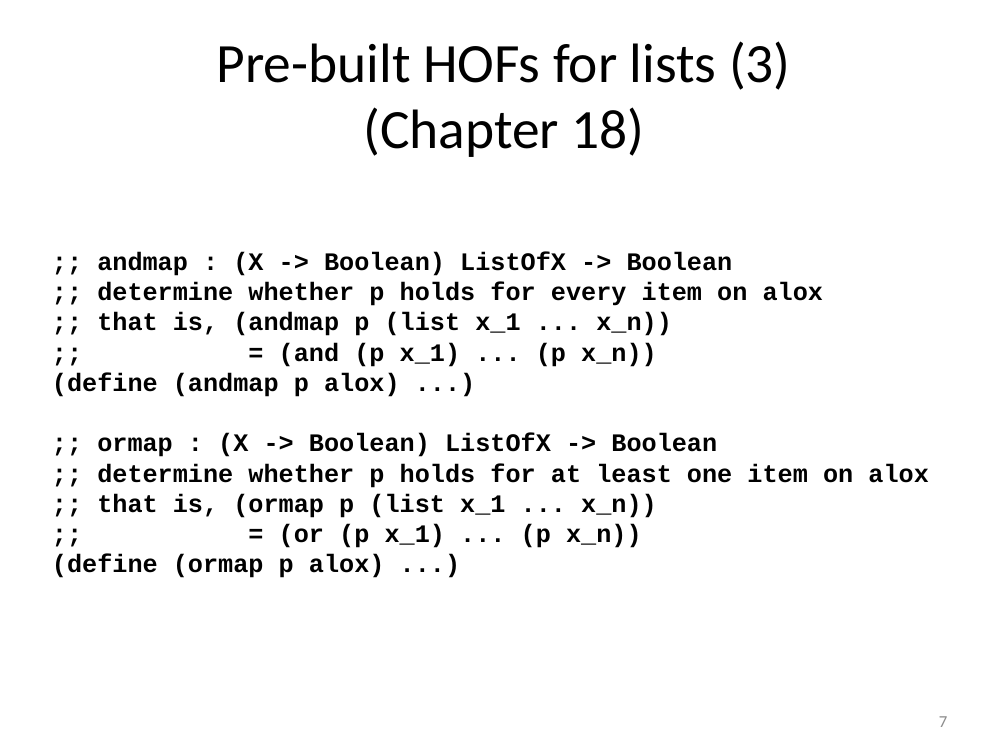
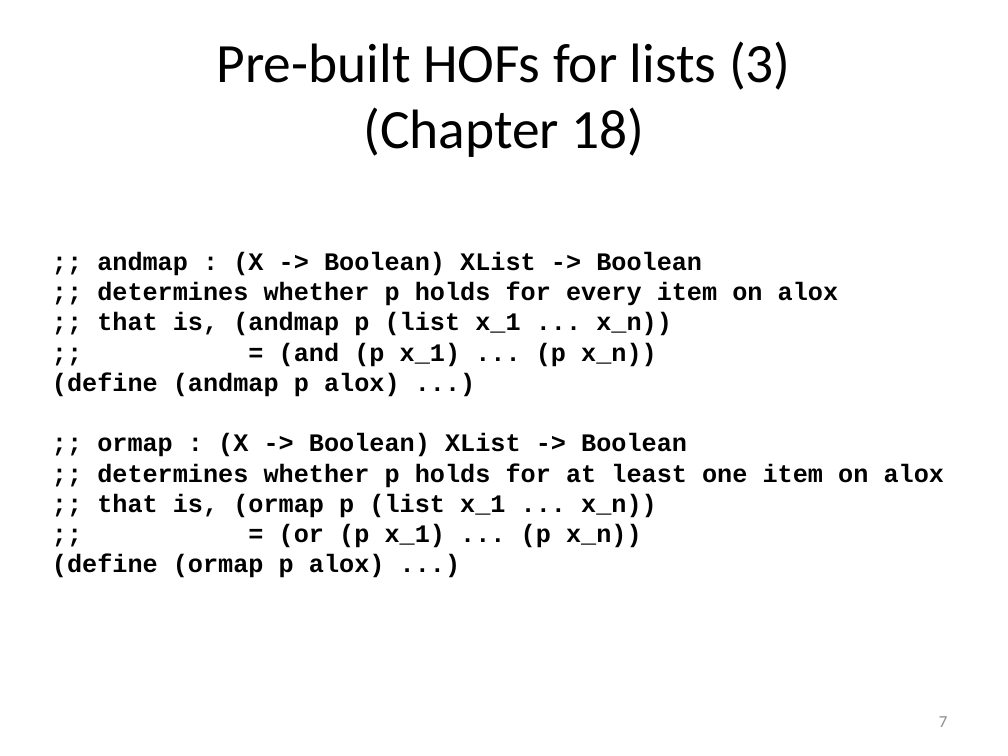
Before and after one commit to mwand/cs5010f17, a slide deck: slide 7 of Slides/Lesson 6.5 Rewriting Your Function Using Map and Foldr.pptx. Drawn at 1008x756 pixels with LibreOffice and Linux fonts; fonts in the diff are those of the drawing. Boxes give left, top, right and bottom in pixels: in the first picture for what was removed or moved away, otherwise in the second. Text is boxed around its words. In the diff, an @@ line names an element or a change of style, - is before the commit and + after.

```diff
--- a/Slides/Lesson 6.5 Rewriting Your Function Using Map and Foldr.pptx
+++ b/Slides/Lesson 6.5 Rewriting Your Function Using Map and Foldr.pptx
@@ text at box(97, 251, 839, 306): text changed @@
-;; andmap : (X -> Boolean) ListOfX -> Boolean
-;; determine whether p holds for every item on alox
+;; andmap : (X -> Boolean) XList -> Boolean
+;; determines whether p holds for every item on alox
@@ text at box(97, 433, 944, 488): text changed @@
-;; ormap : (X -> Boolean) ListOfX -> Boolean
-;; determine whether p holds for at least one item on alox
+;; ormap : (X -> Boolean) XList -> Boolean
+;; determines whether p holds for at least one item on alox
```
Also in this commit, not shown: 20 other slides changed, 8 other files.
